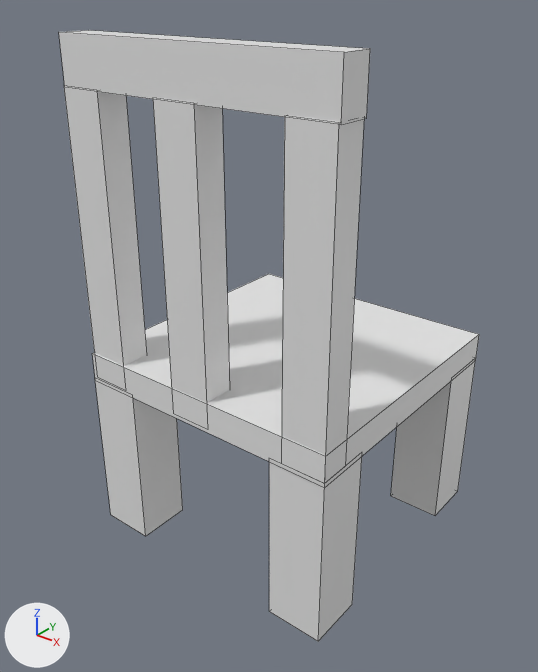
One commit to the Blender file Models/Chair/Chair.blend: the scene before it, then after it.
The view is the same before and after, from a camera (50 mm lens) standing at (3.19, -4.33, 4.26) and looking at (-0.14, -0.16, 1.67). Lighting does not change. The marker at lower left points along +X, +Y and +Z. Mesh edges are drawn as thin lines.
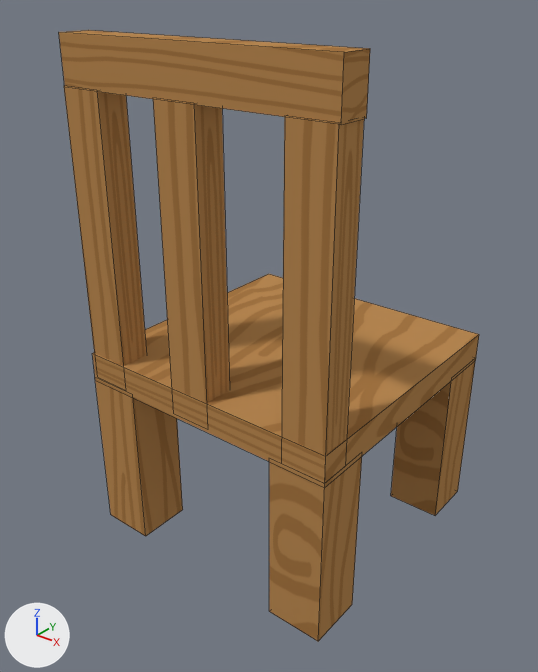
The change, as a list of edits to the scene's bpy script:
```text
Add img_wood2_png:
    img_wood2_png = load_image('wood2.png', '../../Textures/wood2.png', 512, 512, 'sRGB')
Add mat_material:
    mat_material = diffuse_material('Material')
    mat_material.texture = img_wood2_png
Change me_cube_002:
    where me_cube_002.from_pydata(...)  # 8 vertices, 6 faces; spans x -1.0..1.0, y -1.0..1.0, z -1.0..1.0
    add me_cube_002.materials.append(mat_material)  # picture img_wood2_png
Change me_cube_003:
    where me_cube_003.from_pydata(...)  # 8 vertices, 6 faces; spans x -1.0..1.0, y -1.0..1.0, z -1.0..1.0
    add me_cube_003.materials.append(mat_material)  # picture img_wood2_png
Change me_cube_004:
    where me_cube_004.from_pydata(...)  # 8 vertices, 6 faces; spans x -1.0..1.0, y -1.0..1.0, z -1.0..1.0
    add me_cube_004.materials.append(mat_material)  # picture img_wood2_png
Change me_cube_005:
    where me_cube_005.from_pydata(...)  # 8 vertices, 6 faces; spans x -1.0..1.0, y -1.0..1.0, z -1.0..1.0
    add me_cube_005.materials.append(mat_material)  # picture img_wood2_png
Change me_cube_006:
    where me_cube_006.from_pydata(...)  # 8 vertices, 6 faces; spans x -1.0..1.0, y -1.0..1.0, z -1.0..1.0
    add me_cube_006.materials.append(mat_material)  # picture img_wood2_png
Change me_cube_007:
    where me_cube_007.from_pydata(...)  # 8 vertices, 6 faces; spans x -1.0..1.0, y -1.0..1.0, z -1.0..1.0
    add me_cube_007.materials.append(mat_material)  # picture img_wood2_png
Change me_cube_008:
    where me_cube_008.from_pydata(...)  # 8 vertices, 6 faces; spans x -1.0..1.0, y -1.0..1.0, z -1.0..1.0
    add me_cube_008.materials.append(mat_material)  # picture img_wood2_png
Change me_cube_009:
    where me_cube_009.from_pydata(...)  # 8 vertices, 6 faces; spans x -1.0..1.0, y -1.0..1.0, z -1.0..1.0
    add me_cube_009.materials.append(mat_material)  # picture img_wood2_png
```

Changed parts and their boxes (x1, y1, x2, y2) in the pictures (538 x 672 px):
'Cube.005', recoloured (white to brown)
    both: (92, 274, 479, 488)
'Cube.006', recoloured (grey to brown)
    both: (282, 115, 364, 455)
'Cube.009', recoloured (grey to brown)
    both: (59, 30, 370, 125)
'Cube.007', recoloured (grey to brown)
    both: (153, 98, 230, 403)
'Cube.008', recoloured (grey to brown)
    both: (64, 85, 147, 366)
'Cube.003', recoloured (grey to brown)
    both: (269, 457, 362, 641)
'Cube.004', recoloured (grey to brown)
    both: (95, 380, 183, 536)
'Cube.002', recoloured (grey to brown)
    both: (391, 360, 476, 516)
